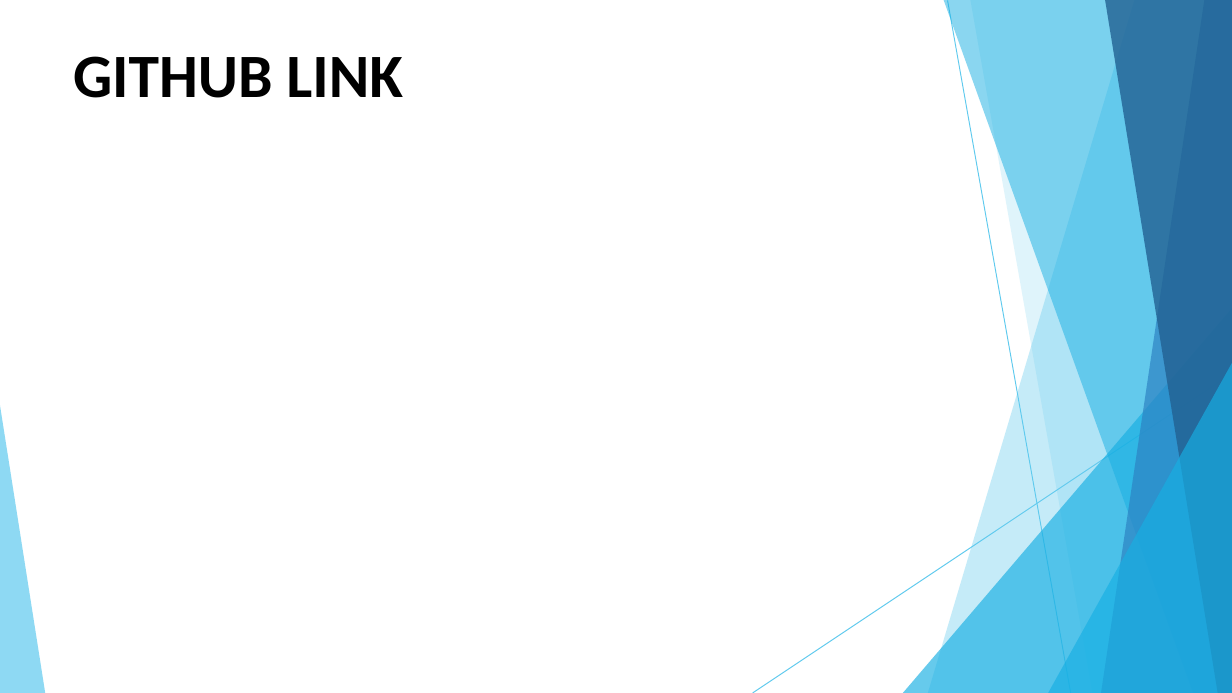
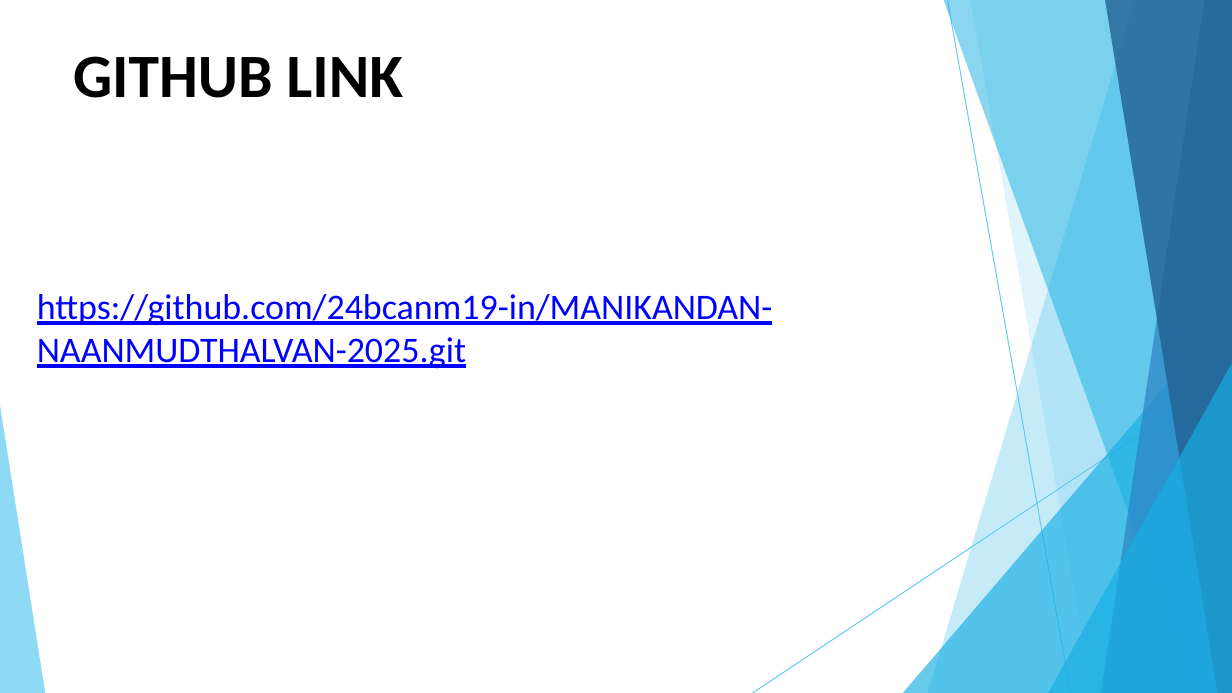
Before and after one commit to 24bcanm19-in/MANIKANDAN-NAANMUDTHALVAN-2025, a slide deck: slide 15 of MANI.pptx. Drawn at 1232x693 pixels with LibreOffice and Linux fonts; fonts in the diff are those of the drawing. Boxes give left, top, right and bottom in pixels: in the first picture for what was removed or moved away, otherwise in the second. Text is boxed around its words. In the diff, an @@ line names an element or a change of style, - is before the commit and + after.

```diff
--- a/MANI.pptx
+++ b/MANI.pptx
@@ text added at [37, 294, 773, 368], 28 pt, text #0000FF, underline @@
+https://github.com/24bcanm19-in/MANIKANDAN-NAANMUDTHALVAN-2025.git
```
